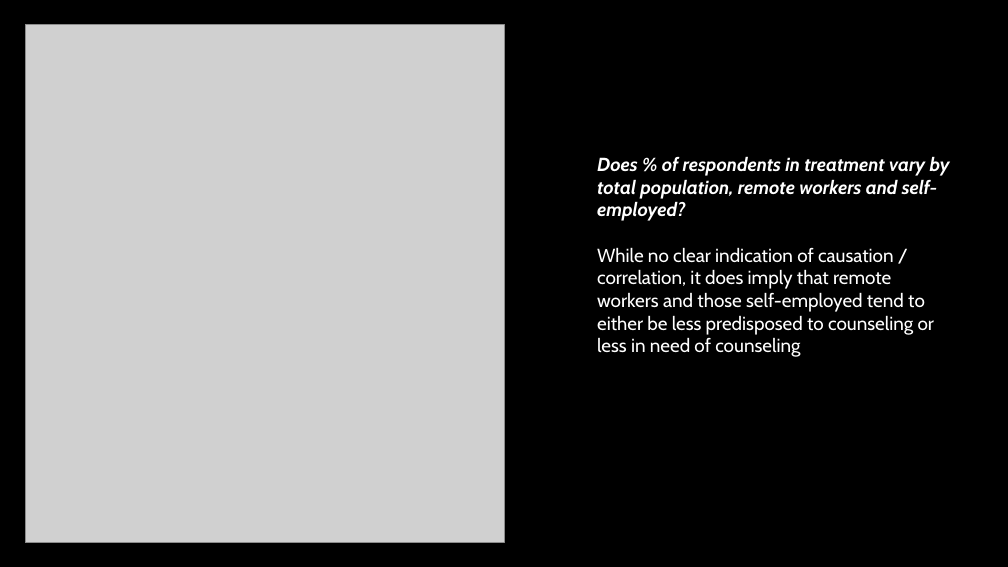
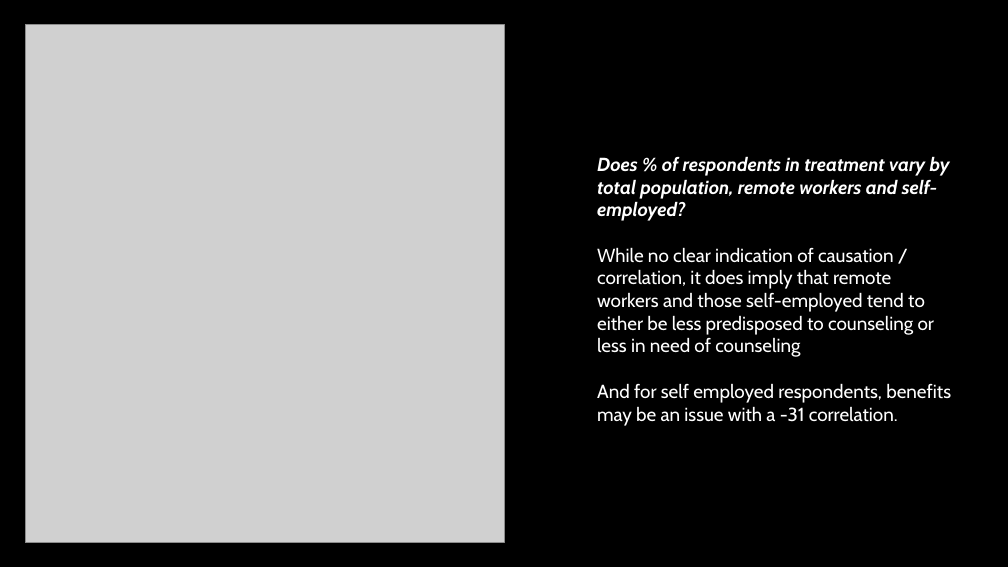
Before and after one commit to JimCarson1/Project_1, a slide deck: slide 16 of Project 1 UNC AI Bootcamp.pptx. Drawn at 1008x567 pixels with LibreOffice and Linux fonts; fonts in the diff are those of the drawing; grey boxes stand for pictures. Boxes give left, top, right and bottom in pixels: in the first picture for what was removed or moved away, otherwise in the second. Text is boxed around its words. In the diff, an @@ line names an element or a change of style, - is before the commit and + after.

```diff
--- a/Project 1 UNC AI Bootcamp.pptx
+++ b/Project 1 UNC AI Bootcamp.pptx
@@ text at (597,383,951,426): paragraph added @@
+And for self employed respondents, benefits may be an issue with a -31 correlation.
```
Also in this commit, not shown: 2 other slides changed.
